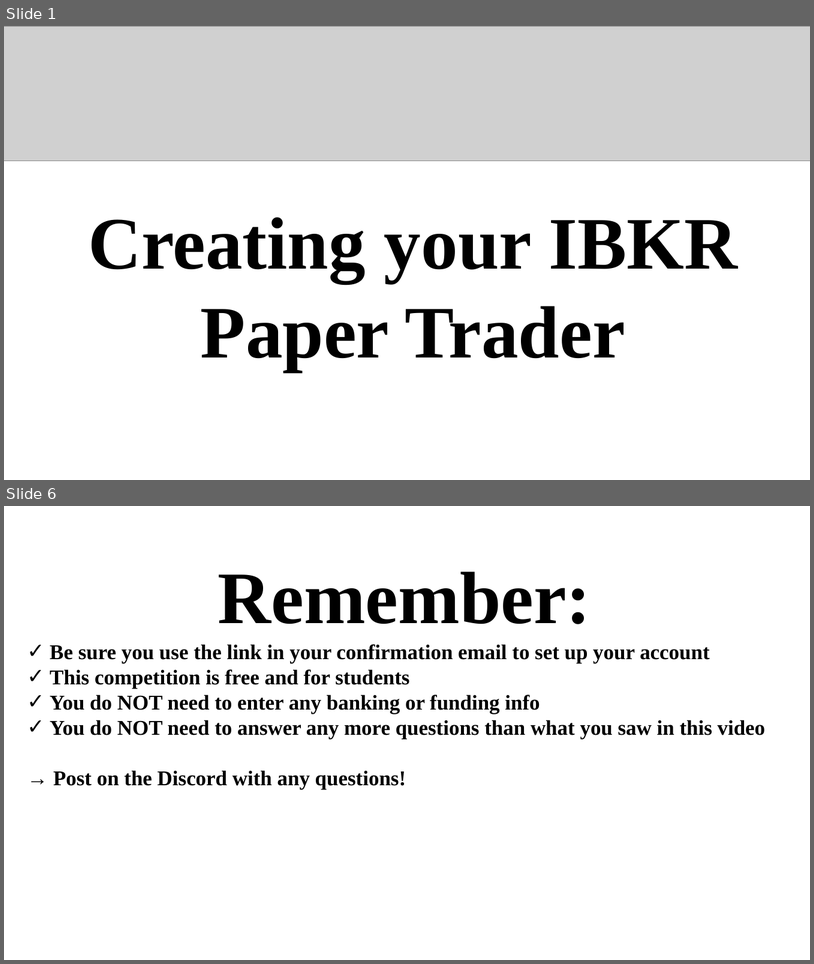
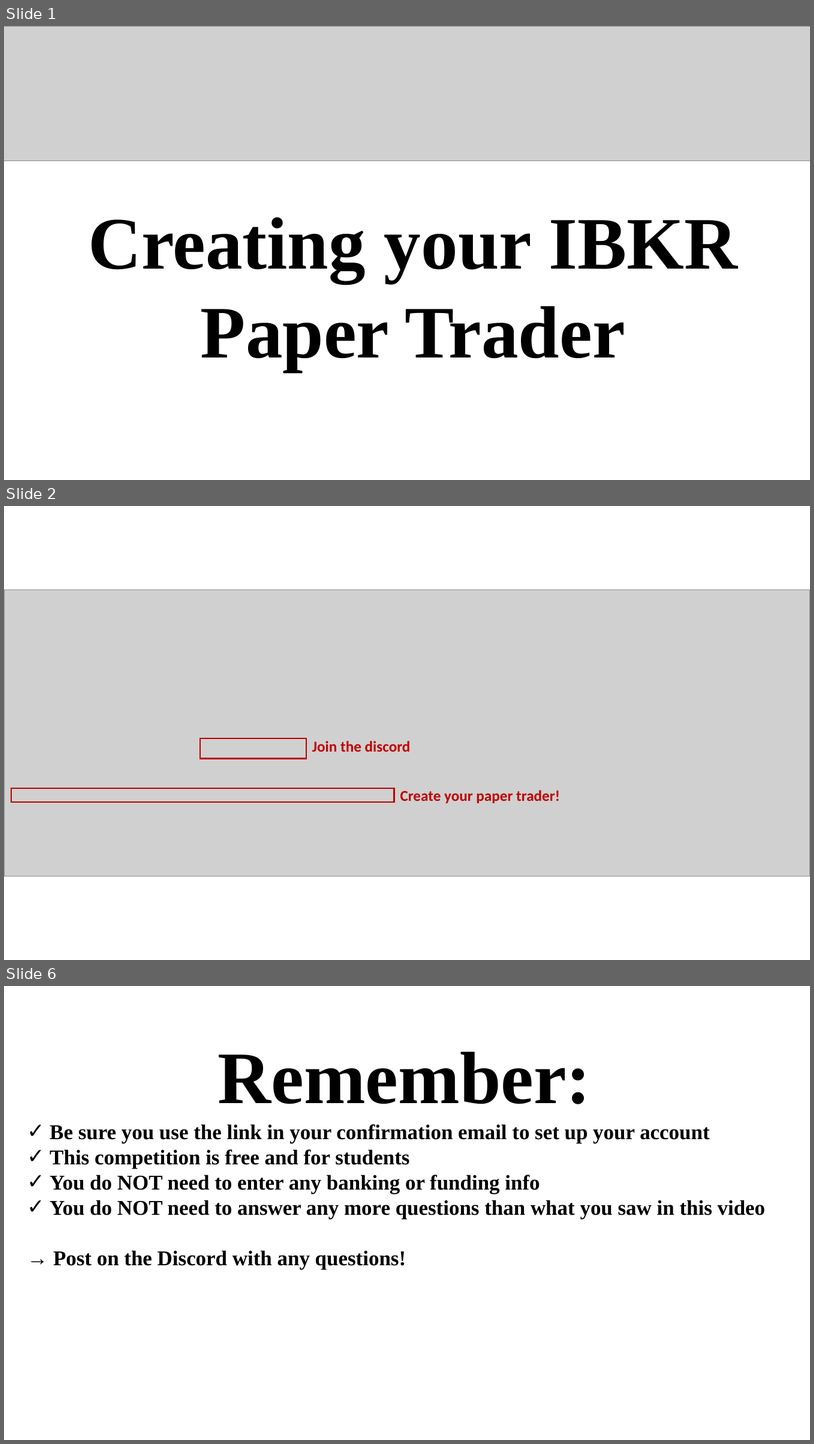
Before and after one commit to gothic-hedge-society/fintech.trading.competition, a slide deck: inst/thumbnails and templates/signing up.pptx. Shown one above the other, each under a label of ours: slides 1 and 6 before the commit, slides 1, 2 and 6 after it; the slides between them are not shown. The pictures are 814x964 and 814x1444 pixels, drawn with LibreOffice and Linux fonts; fonts in the diff are those of the drawing; grey boxes stand for pictures. Boxes give left, top, right and bottom in pixels: in the first picture for what was removed or moved away, otherwise in the second. Text is boxed around its words. In the diff, an @@ line names an element or a change of style, - is before the commit and + after.

```diff
--- a/inst/thumbnails and templates/signing up.pptx
+++ b/inst/thumbnails and templates/signing up.pptx
@@ slide 2 added at (4,506,810,960), background #FFFFFF @@
@@ picture added at (4,590,810,876) @@
@@ rectangle added at (200,738,306,758), outline #C00000 1.5 pt @@
@@ text added at (312,741,411,751), 18 pt, text #C00000, bold @@
+Join the discord
@@ rectangle added at (11,788,395,802), outline #C00000 1.5 pt @@
@@ text added at (401,790,560,803), 18 pt, text #C00000, bold @@
+Create your paper trader!
```
Also in this commit, not shown: 2 slides changed, 1 other slide added, 2 slides removed.
